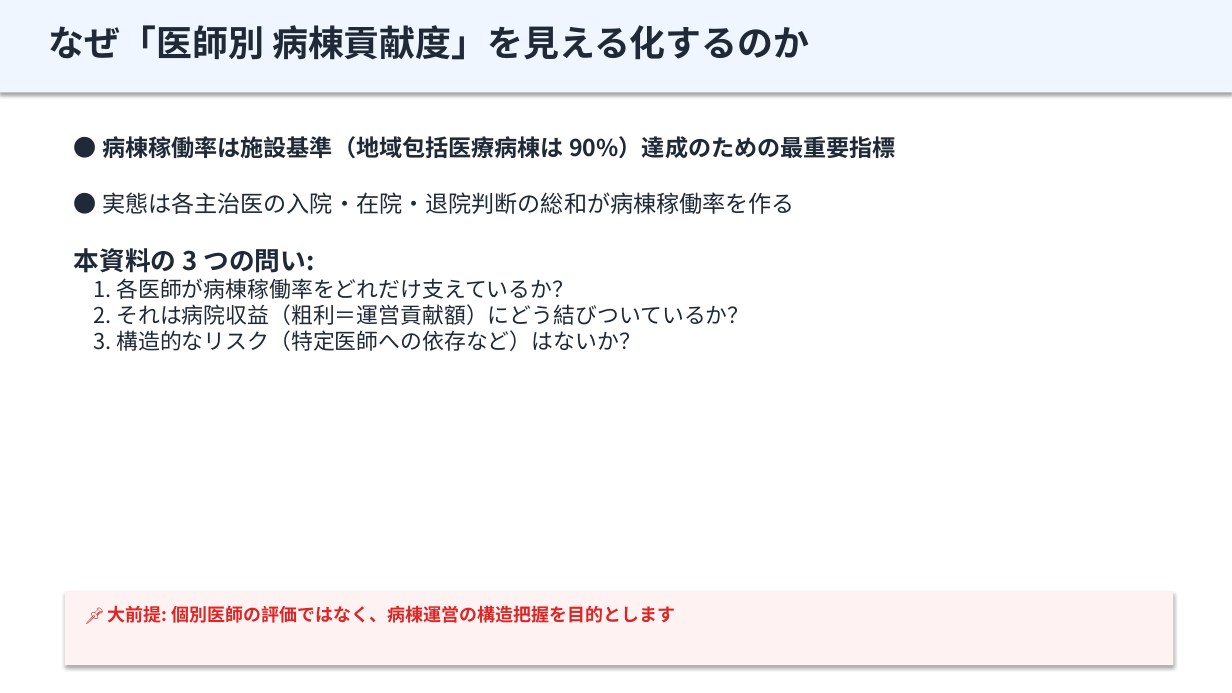
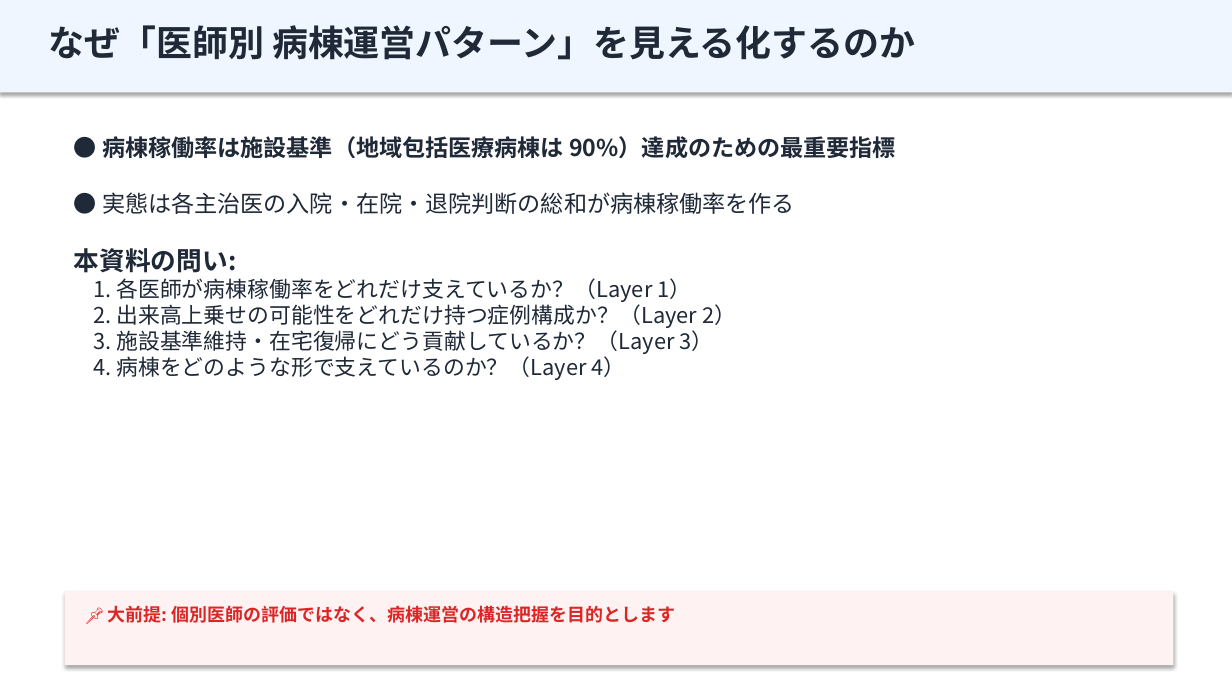
Before and after one commit to torukubota2023/bed-control-simulator, a slide deck: slide 3 of docs/admin/医師別KPI解析_運営会議プレゼン_2026-05-04.pptx (slide 4 before the commit). Drawn at 1232x693 pixels with LibreOffice and Linux fonts; fonts in the diff are those of the drawing. Boxes give left, top, right and bottom in pixels: in the first picture for what was removed or moved away, otherwise in the second. Text is boxed around its words. In the diff, an @@ line names an element or a change of style, - is before the commit and + after.

```diff
--- a/docs/admin/医師別KPI解析_運営会議プレゼン_2026-05-04.pptx
+++ b/docs/admin/医師別KPI解析_運営会議プレゼン_2026-05-04.pptx
@@ text at (49, 25, 915, 60): text changed @@
-なぜ「医師別 病棟貢献度」を見える化するのか
+なぜ「医師別 病棟運営パターン」を見える化するのか
@@ text at (74, 248, 736, 380): text changed @@
-本資料の 3 つの問い:
-1. 各医師が病棟稼働率をどれだけ支えているか？
-2. それは病院収益（粗利＝運営貢献額）にどう結びついているか？
-3. 構造的なリスク（特定医師への依存など）はないか？
+本資料の問い:
+1. 各医師が病棟稼働率をどれだけ支えているか？（Layer 1）
+2. 出来高上乗せの可能性をどれだけ持つ症例構成か？（Layer 2）
+3. 施設基準維持・在宅復帰にどう貢献しているか？（Layer 3）
+4. 病棟をどのような形で支えているのか？（Layer 4）
```
Also in this commit, not shown: 9 other slides changed, 11 slides added, 9 slides removed, 21 other files.
